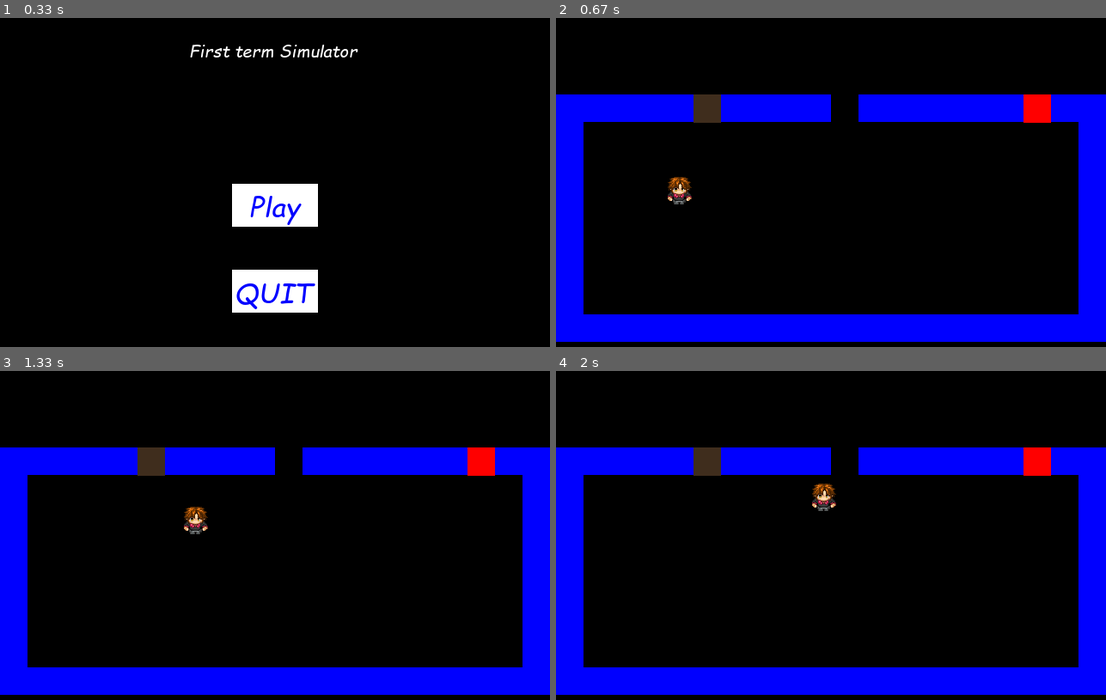
Above: before the commit, frames 1-4 (two rows, left to right).
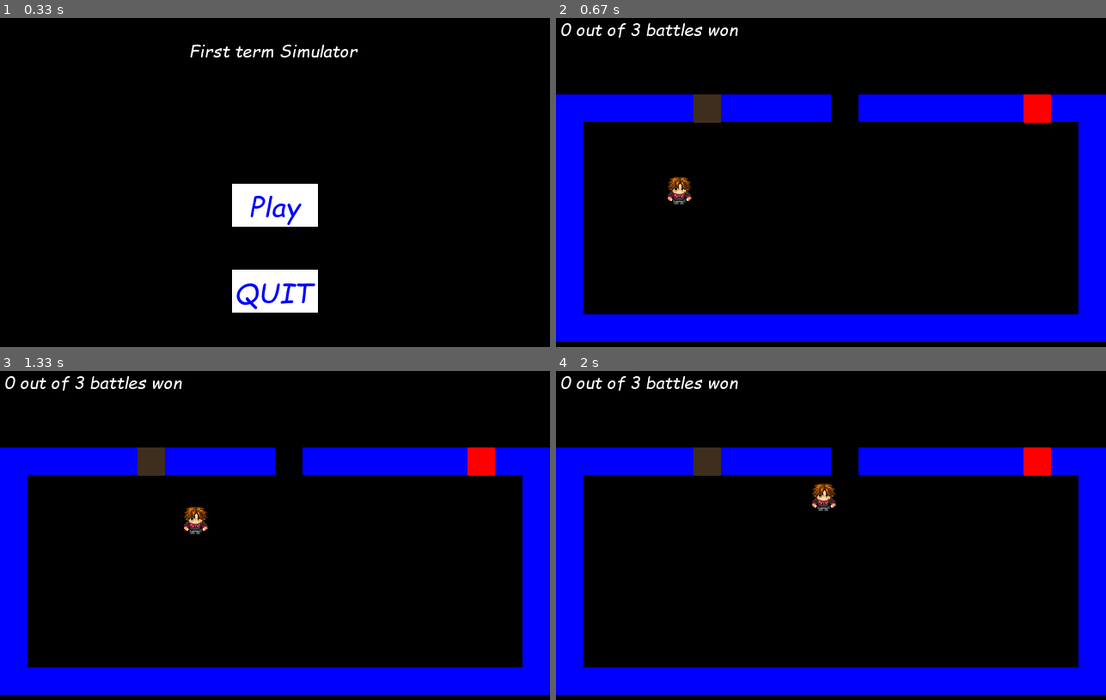
Above: after the commit, the same moments.

Repository: ClintLeetwood/PyGame-Projekt
Game: pygame game, started from Python Spelprojekt/Python_Spelprojekt.py
The game is run twice, just before and just after one commit, with the same random seed, the same clock (stepped at 60 frames per second) and the same inputs.
Inputs (mouse positions are in pixels of both pictures, inside the frame that each line leads up to):
- Up to frame 1 (0.33 s): no input
- Up to frame 2 (0.67 s): click (831, 205) at 0.38 s
- Up to frame 3 (1.33 s): hold Right 0.67-1.13 s; move the mouse to (253, 588) at 0.7 s; hold Up from 1.17 s (still down)
- Up to frame 4 (2 s): release Up at 1.47 s; hold Right 1.5-1.97 s

Frame 1 is identical in both runs. In frame 2, 0.5% of the frame differs, in the area x 0-34%, y 1-7%; in frame 3, 0.5%; in frame 4, 0.5%.

Commit message:
hp bar etc

Diff:
--- a/Python Spelprojekt/Python_Spelprojekt.py
+++ b/Python Spelprojekt/Python_Spelprojekt.py
@@ -85,15 +85,20 @@
             pass
 
 
-    def draw(self):
+    def draw(self,wins):
 
         self.screen.fill(BLACK) #creates the background for the winodw
         self.all_sprites.draw(self.screen) #puts everything on the window
         self.clock.tick(FPS) #how many time per second it updates
 
+        won=str(wins)+' out of 3 battles won'
+        winning=self.font.render(won,True, WHITE)
+        winning_rect=winning.get_rect(x=5,y=5)
+
+        self.screen.blit(winning,winning_rect)
         pygame.display.update() #gives the updated screen
 
-    def drawArena(self):
+    def drawArena(self,enemyhp,playerhp):
 
         self.screen.fill(BLACK)
         self.all_sprites_arena.draw(self.screen)
@@ -101,56 +106,66 @@
         attack_button=Button(360,290,100,50,BLUE,WHITE,'Attack',28)
         defend_button=Button(360,350,100,50,BLUE,WHITE,'Defend',28)
 
+        enemy='Enemy HP: '+str(enemyhp)
+        player='Player HP: '+str(playerhp)
+        enemy_hp=self.font.render(enemy,True, WHITE)
+        enemy_hp_rect=enemy_hp.get_rect(x=350,y=30)
+        player_hp=self.font.render(player,True, WHITE)
+        player_hp_rect=player_hp.get_rect(x=20,y=30)
+
         self.screen.blit(attack_button.image,attack_button.rect)
         self.screen.blit(defend_button.image,defend_button.rect)
+        self.screen.blit(enemy_hp,enemy_hp_rect)
+        self.screen.blit(player_hp,player_hp_rect)
         pygame.display.update()
 
-    def statemanager(self,level):
+
+    def statemanager(self,level,enemyhp,playerhp,wins):
 
         if level=="intro":
             self.intro_screen()
         if level=="hallway":
-            self.hallway()
+            self.hallway(wins)
         if level=="level1" :
             self.check()
-            self.level1()
+            self.level1(enemyhp,playerhp)
         if level=="level2":
             self.check()
-            self.level2()
+            self.level2(enemyhp,playerhp)
         if level=="level3":
             self.check()
-            self.level3()
+            self.level3(enemyhp,playerhp)
         if level=="you_win":
             self.you_win()
 
 
-    def hallway(self):
+    def hallway(self,wins):
         #game loop
         #self.new()
-            self.static=0
-            self.events()
-            self.draw()
-            self.update()
-
-
-    def level1(self):
-
-
-        self.events()
-        self.drawArena()
+        self.static=0
+        self.events()
+        self.draw(wins)
+        self.update()
+
+
+    def level1(self,enemyhp,playerhp):
+
+
+        self.events()
+        self.drawArena(enemyhp,playerhp)
         self.update()
         self.updateArena()
 
 
 
-    def level2(self):
-        self.events()
-        self.drawArena()
+    def level2(self,enemyhp,playerhp):
+        self.events()
+        self.drawArena(enemyhp,playerhp)
         self.update()
         self.updateArena()
-    def level3(self):
-        self.events()
-        self.drawArena()
+    def level3(self,enemyhp,playerhp):
+        self.events()
+        self.drawArena(enemyhp,playerhp)
         self.update()
         self.updateArena()
 
@@ -159,7 +174,7 @@
     def you_win(self):
         self.events()
         title=self.font.render('YOU WIN!!',True, WHITE)
-        title_rect=title.get_rect(x=220,y=240)
+        title_rect=title.get_rect(x=250,y=232)
         self.screen.blit(self.intro_background,(0,0))
         self.screen.blit(title,title_rect)
         pygame.display.update()
@@ -201,7 +216,7 @@
 
 while g.running:
 
-    g.statemanager(p.level)
+    g.statemanager(p.level,p.f.enemyhp,p.f.playerhp,p.win)
 
 
 
